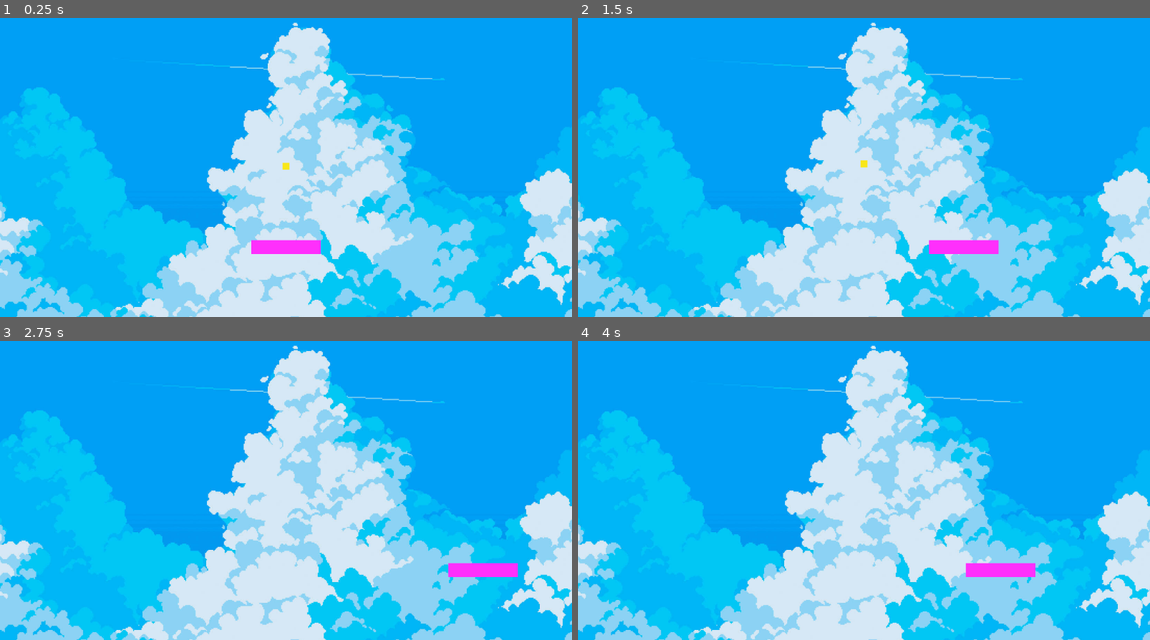
Above: before the commit, frames 1-4 (two rows, left to right).
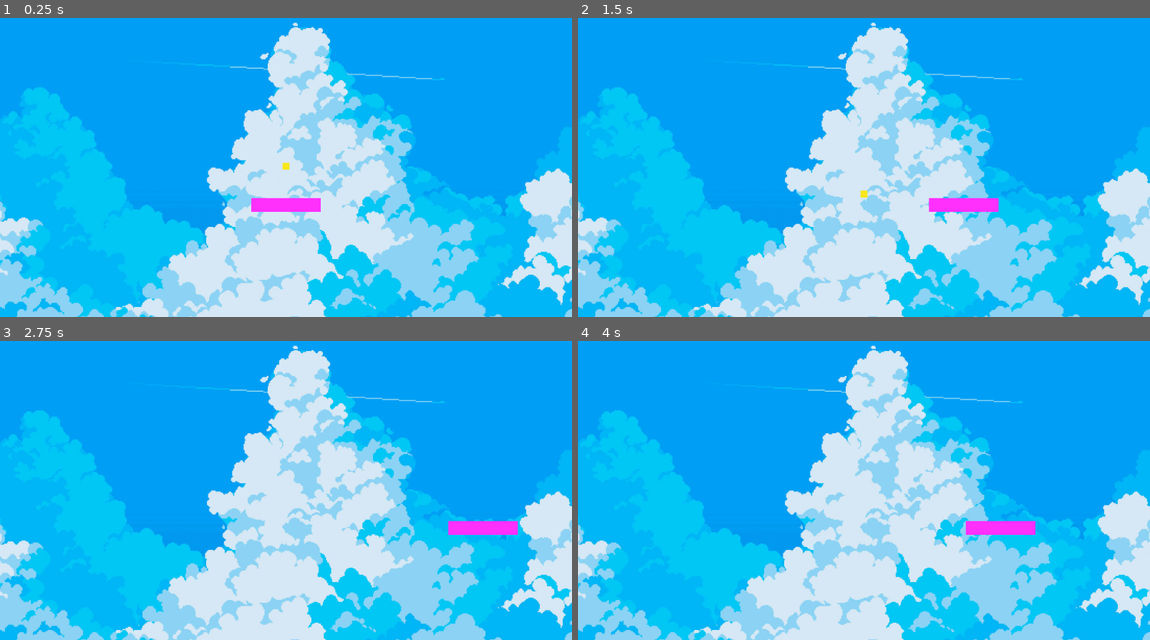
Above: after the commit, the same moments.

Repository: nimilgp/brackey-2025-aug
Game: Godot game, scene res://scenes/game.tscn
Same seed, same stepped clock (60 frames per second), same inputs: the game is played once before the commit and once after it.
Inputs (mouse positions are in pixels of both pictures, inside the frame that each line leads up to):
- Up to frame 1 (0.25 s): no input
- Up to frame 2 (1.5 s): tap Enter at 0.5 s; move the mouse to (989, 140) at 0.52 s; hold Right (ui_right) 0.53-1.25 s; click (989, 140) at 0.67 s; drag from (749, 173) to (835, 221) at 1.27 s
- Up to frame 3 (2.75 s): tap Space at 2 s; move the mouse to (343, 409) at 2.02 s; hold Right (ui_right) from 2.03 s (still down); click (343, 409) at 2.17 s
- Up to frame 4 (4 s): release Right (ui_right) at 2.75 s; drag from (835, 544) to (692, 430) at 2.77 s; tap Enter at 3.5 s; move the mouse to (1035, 526) at 3.52 s; hold Left (ui_left) from 3.53 s (still down); click (1035, 526) at 3.67 s

The runs differ from the first frame. In frame 1, 1.2% of the frame differs, in the area x 43-57%, y 60-79%; in frame 2, 1.2%, in the area x 49-74%, y 47-79%; in frame 3, 1.2%; in frame 4, 1.2%.

Commit message:
made changes
- paddle: keyboard and mouse mechanics (mouse mechanics to be modified)
- ball: bounce mechanics (needs correction)

Diff:
--- a/scenes/ball.tscn
+++ b/scenes/ball.tscn
@@ -1,8 +1,19 @@
-[gd_scene load_steps=2 format=3 uid="uid://ba6rnpb5ohnyc"]
+[gd_scene load_steps=4 format=3 uid="uid://ba6rnpb5ohnyc"]
+
+[ext_resource type="Script" uid="uid://cw300wjemqrvm" path="res://scripts/ball.gd" id="1_7s4qf"]
+
+[sub_resource type="PhysicsMaterial" id="PhysicsMaterial_n1dj2"]
+bounce = 1.0
 
 [sub_resource type="RectangleShape2D" id="RectangleShape2D_n1dj2"]
 
 [node name="ball" type="RigidBody2D"]
+collision_layer = 2
+collision_mask = 2
+physics_material_override = SubResource("PhysicsMaterial_n1dj2")
+contact_monitor = true
+max_contacts_reported = 2
+script = ExtResource("1_7s4qf")
 
 [node name="ColorRect" type="ColorRect" parent="."]
 anchors_preset = 8
--- a/scenes/game.tscn
+++ b/scenes/game.tscn
@@ -1,22 +1,19 @@
-[gd_scene load_steps=5 format=3 uid="uid://dn1vfikduxn02"]
+[gd_scene load_steps=4 format=3 uid="uid://dn1vfikduxn02"]
 
 [ext_resource type="Texture2D" uid="uid://bktdj5tqa32km" path="res://assets/sky.png" id="1_uwrxv"]
 [ext_resource type="PackedScene" uid="uid://jeumh6b87v4h" path="res://scenes/paddle.tscn" id="2_lnu2h"]
 [ext_resource type="PackedScene" uid="uid://ba6rnpb5ohnyc" path="res://scenes/ball.tscn" id="3_lbhrr"]
 
-[sub_resource type="PhysicsMaterial" id="PhysicsMaterial_lnu2h"]
-bounce = 5.0
+[node name="Game" type="Node2D"]
 
-[node name="Game" type="Node2D"]
+[node name="Camera2D" type="Camera2D" parent="."]
+zoom = Vector2(0.7, 0.7)
 
 [node name="Sprite2D" type="Sprite2D" parent="."]
 texture = ExtResource("1_uwrxv")
 
-[node name="Camera2D" type="Camera2D" parent="."]
-zoom = Vector2(0.7, 0.7)
-
 [node name="paddle" parent="." instance=ExtResource("2_lnu2h")]
-position = Vector2(0, 262)
-physics_material_override = SubResource("PhysicsMaterial_lnu2h")
+position = Vector2(0, 140)
 
 [node name="ball" parent="." instance=ExtResource("3_lbhrr")]
+physics_material_override = null
--- a/scenes/paddle.tscn
+++ b/scenes/paddle.tscn
@@ -1,11 +1,13 @@
 [gd_scene load_steps=3 format=3 uid="uid://jeumh6b87v4h"]
 
-[ext_resource type="Script" uid="uid://1xcvylkb2xey" path="res://scenes/paddle.gd" id="1_3xiby"]
+[ext_resource type="Script" uid="uid://1xcvylkb2xey" path="res://scripts/paddle.gd" id="1_3xiby"]
 
 [sub_resource type="RectangleShape2D" id="RectangleShape2D_ut3sq"]
 size = Vector2(200, 40)
 
-[node name="paddle" type="StaticBody2D"]
+[node name="paddle" type="CharacterBody2D"]
+collision_layer = 2
+collision_mask = 2
 script = ExtResource("1_3xiby")
 
 [node name="ColorRect" type="ColorRect" parent="."]
--- /dev/null
+++ b/scripts/ball.gd
@@ -0,0 +1,31 @@
+extends RigidBody2D
+
+
+
+# Called when the node enters the scene tree for the first time.
+func _ready() -> void:
+	pass # Replace with function body.
+
+# Called every frame. 'delta' is the elapsed time since the previous frame.
+func _process(_delta: float) -> void:
+	pass
+
+func _physics_process(delta: float) -> void:
+	print("balls speed: ", linear_velocity)
+
+const Y_FORCE = -10000
+var thrust = Vector2(0, Y_FORCE)
+
+func _integrate_forces(state):
+	for node : CharacterBody2D in get_colliding_bodies():
+		if node.name == "paddle":
+			# read the rotation angle of paddle
+			var paddle_rotation = node.read_current_rotation()
+
+			if paddle_rotation == "right":
+				thrust = Vector2(0, Y_FORCE)
+			elif paddle_rotation == "left":
+				thrust = Vector2(0, Y_FORCE)
+
+			# apply rotated thrust
+			state.apply_force(thrust.rotated(rotation))
--- /dev/null
+++ b/scripts/paddle.gd
@@ -0,0 +1,59 @@
+extends CharacterBody2D
+
+# Called when the node enters the scene tree for the first time.
+func _ready() -> void:
+	pass # Replace with function body.
+
+
+var dragging = false
+var click_radius = 32 # Size of the sprite.
+var mouse_pos
+
+
+
+func _input(event):
+	if event is InputEventMouseButton and event.button_index == MOUSE_BUTTON_LEFT:
+		mouse_pos = get_global_mouse_position()
+
+		if (mouse_pos - position).length() < click_radius:
+			# Start dragging if the click is on the sprite.
+			if not dragging and event.pressed:
+				dragging = true
+		# Stop dragging if the button is released.
+		if dragging and not event.pressed:
+			dragging = false
+
+	if event is InputEventMouseMotion and dragging:
+		# While dragging, move the sprite with the mouse.
+		position = get_global_mouse_position()
+
+
+
+var PADDLE_SPEED = 400
+# Called every frame. 'delta' is the elapsed time since the previous frame.
+func _process(delta: float) -> void:
+	# linear movement
+	if Input.is_action_pressed("ui_left"):
+		position.x -= PADDLE_SPEED * delta
+	elif Input.is_action_pressed("ui_right"):
+		position.x += PADDLE_SPEED * delta
+	elif Input.is_action_pressed("ui_up"):
+		position.y -= PADDLE_SPEED * delta
+	elif Input.is_action_pressed("ui_down"):
+		position.y += PADDLE_SPEED * delta
+
+	# rotation
+	if Input.is_key_pressed(KEY_A):
+		rotation = 25
+	elif Input.is_key_pressed(KEY_D):
+		rotation = -25
+	elif Input.is_key_pressed(KEY_S):
+		rotation = 0
+
+func read_current_rotation():
+	if rotation > 0:
+		return 'right'
+	elif rotation == 0:
+		return 'center'
+	else:
+		return 'left'
Not shown, added: scripts/ball.gd.uid
Not shown, added: scripts/paddle.gd.uid
